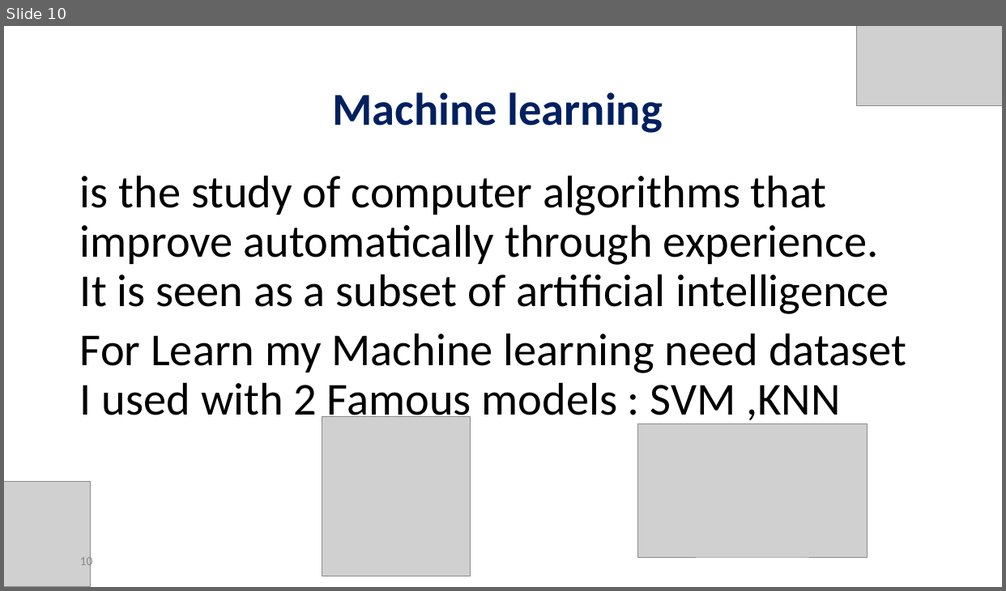
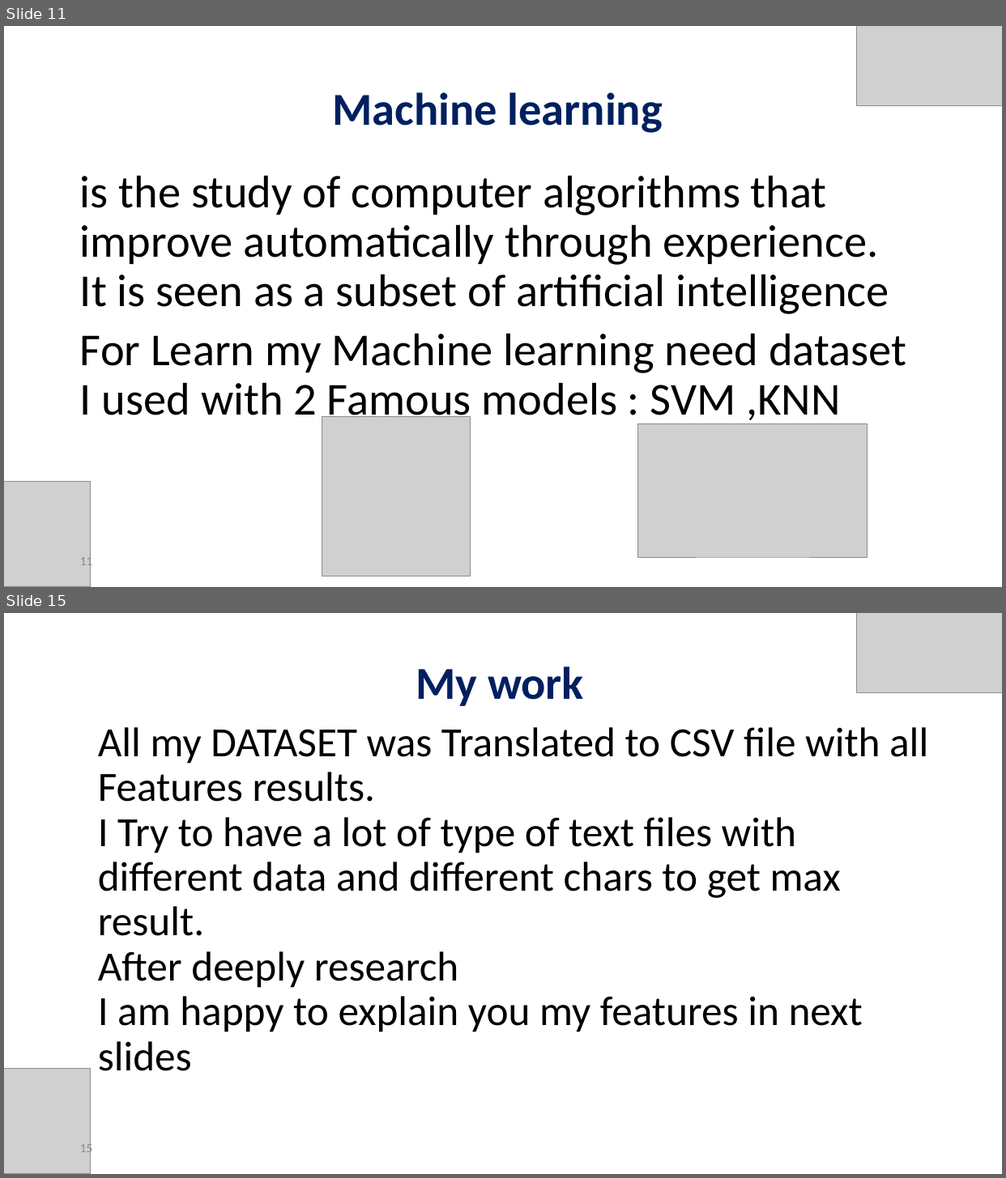
Before and after one commit to orelrahum/Ransomware_Code, a slide deck: Presentation.pptx. Shown one above the other, each under a label of ours: slide 10 before the commit, slides 11 and 15 after it; the slides between them are not shown. The pictures are 1006x591 and 1006x1178 pixels, drawn with LibreOffice and Linux fonts; fonts in the diff are those of the drawing; grey boxes stand for pictures. Boxes give left, top, right and bottom in pixels: in the first picture for what was removed or moved away, otherwise in the second. Text is boxed around its words. In the diff, an @@ line names an element or a change of style, - is before the commit and + after.

```diff
--- a/Presentation.pptx
+++ b/Presentation.pptx
@@ slide 15 added at [4, 613, 1002, 1174], background #FFFFFF @@
@@ picture added at [857, 613, 1002, 693] @@
@@ title added at [415, 666, 584, 706], 44 pt, text #002060, bold @@
+My work
@@ text added at [98, 727, 928, 1071], 40 pt, text #000000 @@
+All my DATASET was Translated to CSV file with all Features results.
+I Try to have a lot of type of text files with different data and different chars to get max result.
+After deeply research
+I am happy to explain you my features in next slides
@@ picture added at [4, 1069, 90, 1174] @@
@@ page number added at [80, 1142, 93, 1157], 12 pt, text #8C8C8C @@
+15
@@ what was slide 10 is now slide 11 @@
@@ page number at [80, 555, 93, 570]: text changed @@
-10
+11
```
Also in this commit, not shown: 9 slides changed, 6 other slides added, 1 slide removed, 50 other files.
